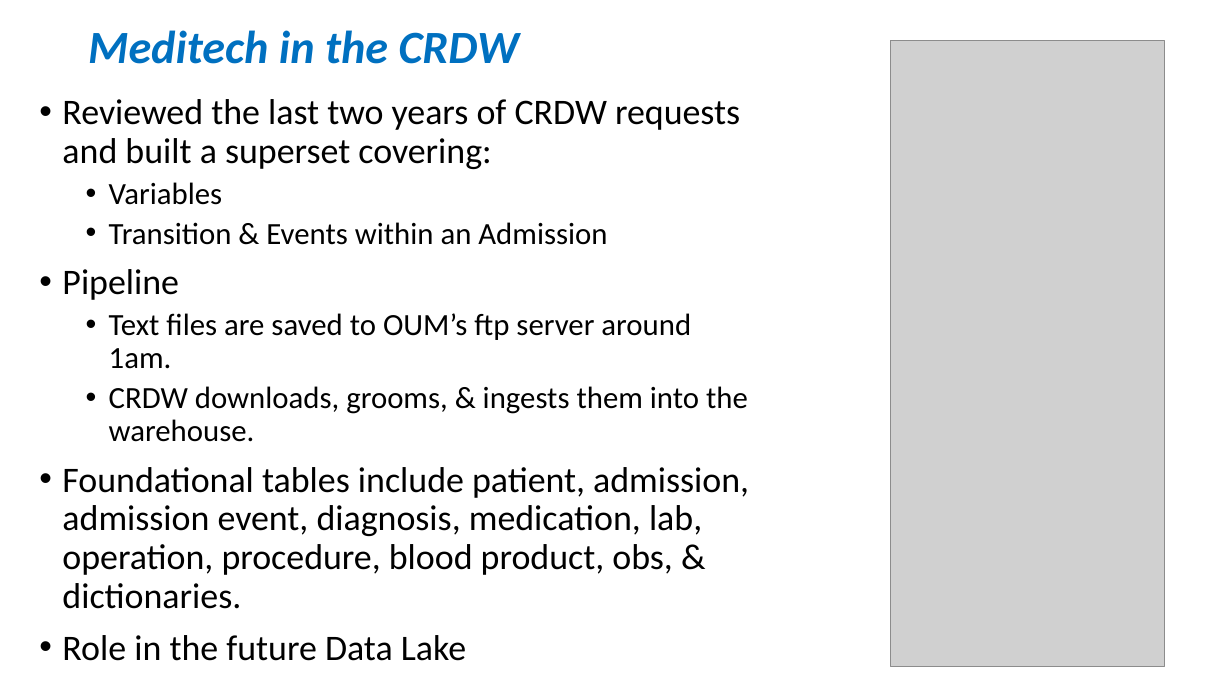
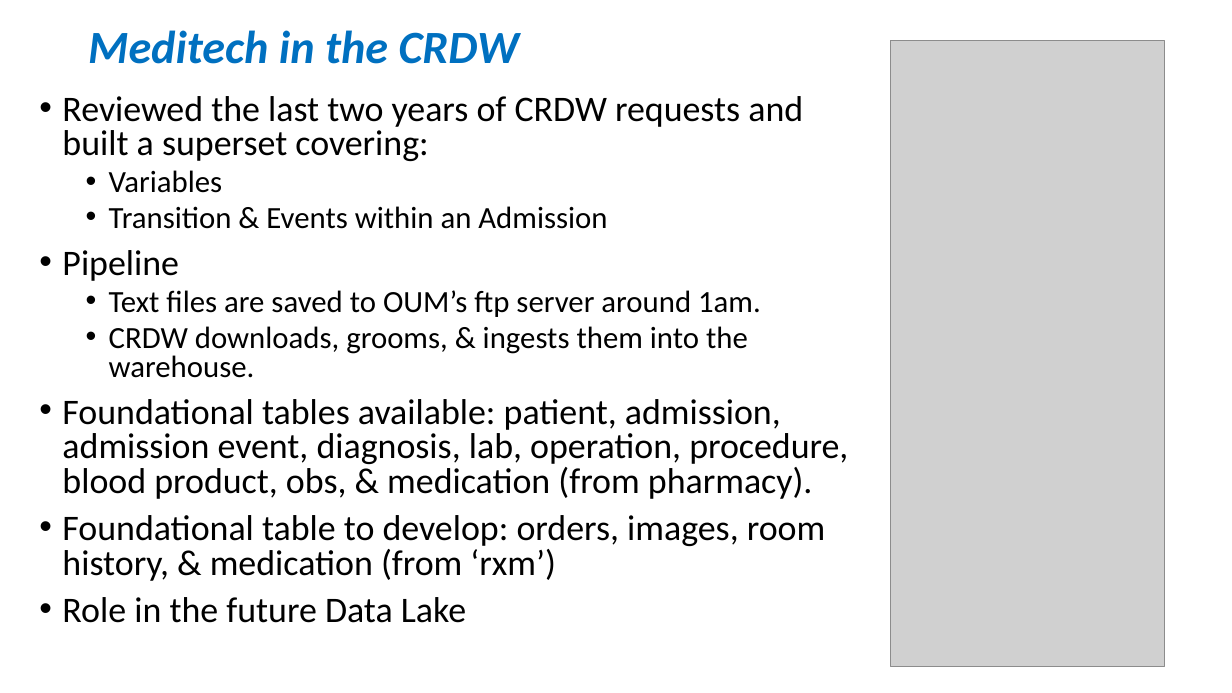
Before and after one commit to OuhscBbmc/prairie-outpost-public, a slide deck: slide 17 of publications/presentation-2021-02-aac/crdw-2021-02.pptx (slide 18 before the commit). Drawn at 1232x693 pixels with LibreOffice and Linux fonts; fonts in the diff are those of the drawing; grey boxes stand for pictures. Boxes give left, top, right and bottom in pixels: in the first picture for what was removed or moved away, otherwise in the second. Text is boxed around its words. In the diff, an @@ line names an element or a change of style, - is before the commit and + after.

Commit message:
include Geneva's workflow slide
https: //github.com/OuhscBbmc/prairie-outpost/issues/509

```diff
--- a/publications/presentation-2021-02-aac/crdw-2021-02.pptx
+++ b/publications/presentation-2021-02-aac/crdw-2021-02.pptx
@@ text at (x1=62, y1=96, x2=803, y2=623): line spacing 0.9 to 0.8 @@
@@ text at (x1=62, y1=399, x2=848, y2=581): text changed @@
-• Foundational tables include patient, admission, admission event, diagnosis, medication, lab, operation, procedure, blood product, obs, & dictionaries.
+• Foundational tables available: patient, admission, admission event, diagnosis, lab, operation, procedure, blood product, obs, & medication (from pharmacy).
+• Foundational table to develop: orders, images, room history, & medication (from ‘rxm’)
```
Also in this commit, not shown: 1 other slide changed, 1 slide added.
